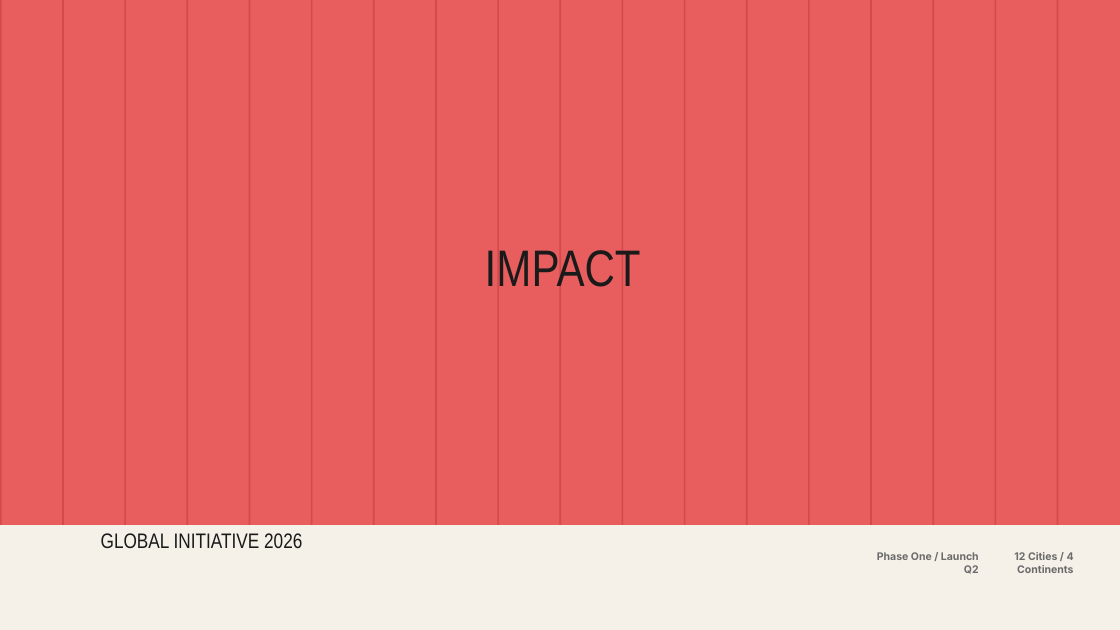
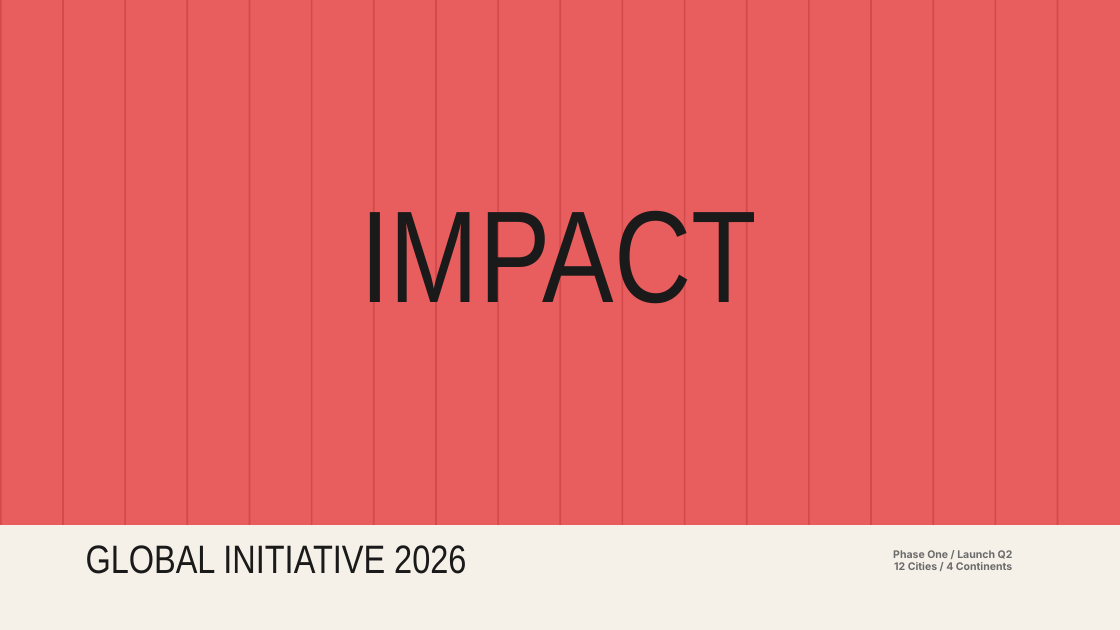
Before and after one commit to hustcer/pptx-nova, a slide deck: slide 5 of assets/examples/coral/deck.pptx. Drawn at 1120x630 pixels with LibreOffice and Linux fonts; fonts in the diff are those of the drawing. Boxes give left, top, right and bottom in pixels: in the first picture for what was removed or moved away, otherwise in the second. Text is boxed around its words. In the diff, an @@ line names an element or a change of style, - is before the commit and + after.

Commit message:
fix(pptx-nova): refine coral deckkit visuals
 - Rework coral SVG hatch textures so split and quote slides fill their panels cleanly without diagonal clipping artifacts.
 - Replace the cover texture with a subtler zigzag treatment closer to the HTML reference.
 - Move impact poster metadata fully into the bottom bar and widen the title box to clear visual gates.
 - Restore objective card badge contrast, sizing, and stat hierarchy, then regenerate coral example assets.
 - Format generated DeckKit example JSON through oxfmt so update, check, and commit hooks stay idempotent.

```diff
--- a/assets/examples/coral/deck.pptx
+++ b/assets/examples/coral/deck.pptx
@@ text "IMPACT": place and size @@
-text "IMPACT" at (485,250,641,287)
+text "IMPACT" at (360,210,757,304)
@@ text "IMPACT" at (360,210,757,304): size 44 to 112 pt @@
@@ text "GLOBAL INITIATIVE 2026": place and size @@
-text "GLOBAL INITIATIVE 2026" at (101,533,302,548)
+text "GLOBAL INITIATIVE 2026" at (86,545,466,574)
@@ text "GLOBAL INITIATIVE 2026" at (86,545,466,574): size 18 to 34 pt @@
@@ text "Phase One / Launch Q2": place and size @@
-text "Phase One / Launch Q2" at (877,552,979,574)
+text "Phase One / Launch Q2" at (893,550,1013,570)
@@ text at (894,562,1012,570): paragraph added @@
+12 Cities / 4 Continents
@@ text removed at (1014,552,1074,573) @@
-12 Cities / 4 Continents
```
Also in this commit, not shown: 8 other slides changed, 6 other files.
